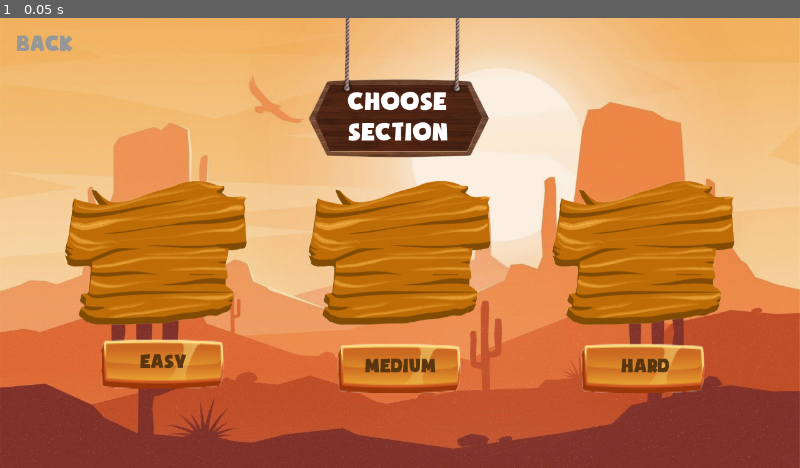
Above: before the commit, frame 1.
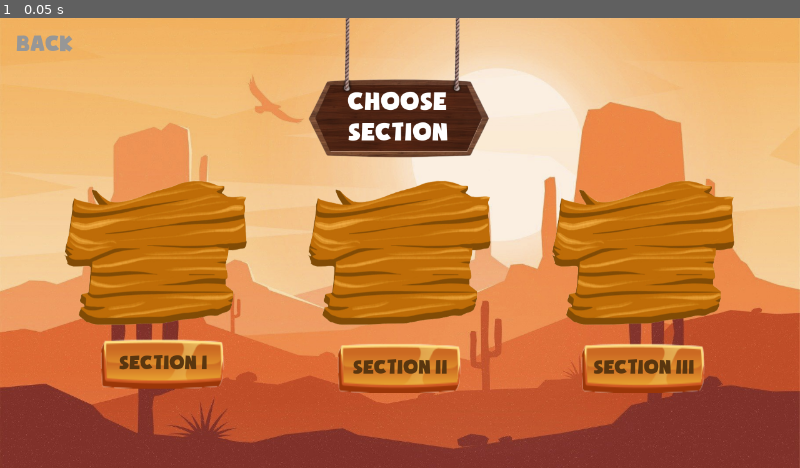
Above: after the commit, the same moment.

Repository: liangxuchao/cz3003gamefrontend
Game: Godot game, scene res://game/gameselection/world2/world2Section.tscn
The game is run twice, just before and just after one commit, with the same random seed, the same clock (stepped at 60 frames per second) and the same inputs. This scene is started directly instead of the project's main scene.
Inputs:
- Up to frame 1 (0.05 s): no input

The runs differ from the first frame. In frame 1, 0.8% of the frame differs, in the area x 14-87%, y 74-80%.

Commit message:
zx updates

Diff:
--- a/game/gameselection/world2/world2Section.tscn
+++ b/game/gameselection/world2/world2Section.tscn
@@ -87,7 +87,7 @@
 "_edit_use_anchors_": false
 }
 
-[node name="Easy" type="TextureButton" parent="."]
+[node name="s1" type="TextureButton" parent="."]
 margin_left = 161.314
 margin_top = 512.929
 margin_right = 361.314
@@ -98,23 +98,25 @@
 "_edit_use_anchors_": false
 }
 
-[node name="Label" type="Label" parent="Easy"]
+[node name="Label" type="Label" parent="s1"]
 anchor_left = 0.5
 anchor_top = 0.5
 anchor_right = 0.5
 anchor_bottom = 0.5
-margin_left = -37.0
-margin_top = -20.0
-margin_right = 37.0
-margin_bottom = 16.0
+margin_left = -71.0
+margin_top = -18.0
+margin_right = 71.0
+margin_bottom = 18.0
 custom_fonts/font = ExtResource( 7 )
 custom_colors/font_color = Color( 0.352941, 0.215686, 0.0627451, 1 )
-text = "EASY"
+text = "section i"
+align = 1
+valign = 1
 __meta__ = {
 "_edit_use_anchors_": false
 }
 
-[node name="Medium" type="TextureButton" parent="."]
+[node name="s2" type="TextureButton" parent="."]
 margin_left = 540.0
 margin_top = 520.0
 margin_right = 740.0
@@ -126,23 +128,25 @@
 "_edit_use_anchors_": false
 }
 
-[node name="Label" type="Label" parent="Medium"]
+[node name="Label" type="Label" parent="s2"]
 anchor_left = 0.5
 anchor_top = 0.5
 anchor_right = 0.5
 anchor_bottom = 0.5
-margin_left = -57.5
-margin_top = -20.0
-margin_right = 57.5
-margin_bottom = 16.0
+margin_left = -76.0
+margin_top = -18.0
+margin_right = 76.0
+margin_bottom = 18.0
 custom_fonts/font = ExtResource( 7 )
 custom_colors/font_color = Color( 0.352941, 0.215686, 0.0627451, 1 )
-text = "MEDIUM"
+text = "section ii"
+align = 1
+valign = 1
 __meta__ = {
 "_edit_use_anchors_": false
 }
 
-[node name="Hard" type="TextureButton" parent="."]
+[node name="s3" type="TextureButton" parent="."]
 margin_left = 930.0
 margin_top = 520.0
 margin_right = 1130.0
@@ -154,18 +158,20 @@
 "_edit_use_anchors_": false
 }
 
-[node name="Label" type="Label" parent="Hard"]
+[node name="Label" type="Label" parent="s3"]
 anchor_left = 0.5
 anchor_top = 0.5
 anchor_right = 0.5
 anchor_bottom = 0.5
-margin_left = -37.0
-margin_top = -20.0
-margin_right = 37.0
-margin_bottom = 16.0
+margin_left = -81.0
+margin_top = -18.0
+margin_right = 81.0
+margin_bottom = 18.0
 custom_fonts/font = ExtResource( 7 )
 custom_colors/font_color = Color( 0.352941, 0.215686, 0.0627451, 1 )
-text = "Hard"
+text = "section iii"
+align = 1
+valign = 1
 __meta__ = {
 "_edit_use_anchors_": false
 }
--- a/game/interface/boss/world2/section1.tscn
+++ b/game/interface/boss/world2/section1.tscn
@@ -1,3 +1,8 @@
-[gd_scene format=2]
+[gd_scene load_steps=2 format=2]
 
-[node name="Node2D" type="Sprite"]
+[ext_resource path="res://public/image/world2/boss1.png" type="Texture" id=1]
+
+[node name="boss1" type="Sprite"]
+position = Vector2( 91.8108, 108.94 )
+scale = Vector2( 0.730431, 0.653344 )
+texture = ExtResource( 1 )
--- a/game/interface/boss/world2/section2.tscn
+++ b/game/interface/boss/world2/section2.tscn
@@ -1,15 +1,8 @@
-[gd_scene format=2]
+[gd_scene load_steps=2 format=2]
 
-[node name="Control" type="Control"]
-anchor_right = 1.0
-anchor_bottom = 1.0
-__meta__ = {
-"_edit_use_anchors_": false
-}
+[ext_resource path="res://public/image/world2/iShot2021-03-13_16.21.12-removebg-preview.png" type="Texture" id=1]
 
-[node name="boss2" type="TextureRect" parent="."]
-margin_right = 40.0
-margin_bottom = 40.0
-__meta__ = {
-"_edit_use_anchors_": false
-}
+[node name="boss2" type="Sprite"]
+position = Vector2( 135.661, 155.53 )
+scale = Vector2( 0.768959, 0.593107 )
+texture = ExtResource( 1 )
--- a/game/interface/boss/world2/section3.tscn
+++ b/game/interface/boss/world2/section3.tscn
@@ -1,15 +1,8 @@
-[gd_scene format=2]
+[gd_scene load_steps=2 format=2]
 
-[node name="Control" type="Control"]
-anchor_right = 1.0
-anchor_bottom = 1.0
-__meta__ = {
-"_edit_use_anchors_": false
-}
+[ext_resource path="res://public/image/world2/iShot2021-03-13_16.21.28-removebg-preview.png" type="Texture" id=1]
 
-[node name="boss3" type="TextureRect" parent="."]
-margin_right = 40.0
-margin_bottom = 40.0
-__meta__ = {
-"_edit_use_anchors_": false
-}
+[node name="Node2D" type="Sprite"]
+position = Vector2( 128.809, 150.049 )
+scale = Vector2( 0.603844, 0.545768 )
+texture = ExtResource( 1 )
